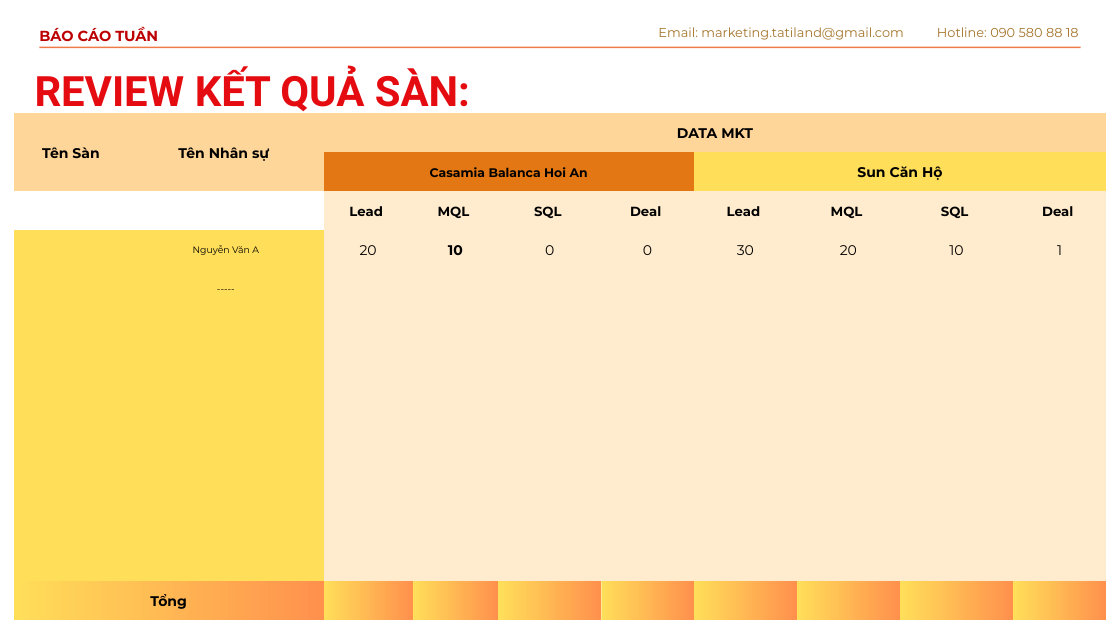
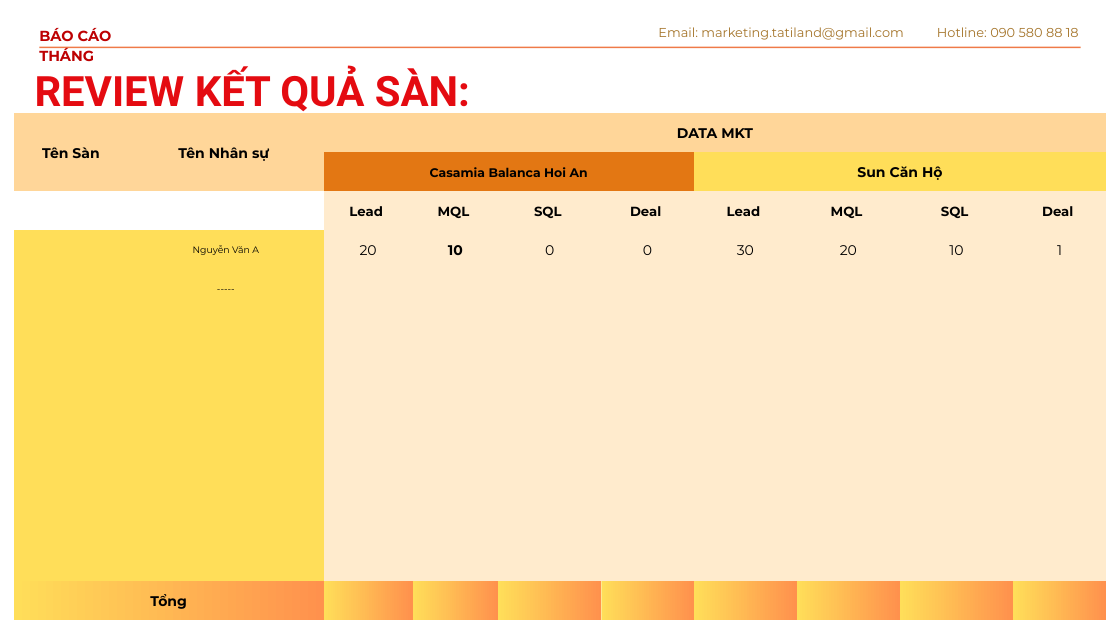
Before and after one commit to hiephoangmt-debug/hoang-hiep-crm, a slide deck: slide 3 of bao-cao-mkt/mau/mau-collection-thang.pptx. Drawn at 1120x630 pixels with LibreOffice and Linux fonts; fonts in the diff are those of the drawing; background and template pictures are left out. Boxes give left, top, right and bottom in pixels: in the first picture for what was removed or moved away, otherwise in the second. Text is boxed around its words. In the diff, an @@ line names an element or a change of style, - is before the commit and + after.

```diff
--- a/bao-cao-mkt/mau/mau-collection-thang.pptx
+++ b/bao-cao-mkt/mau/mau-collection-thang.pptx
@@ text at [39, 28, 112, 61]: text changed @@
-BÁO CÁO TUẦN
+BÁO CÁO THÁNG
```
Also in this commit, not shown: 2 other files.
